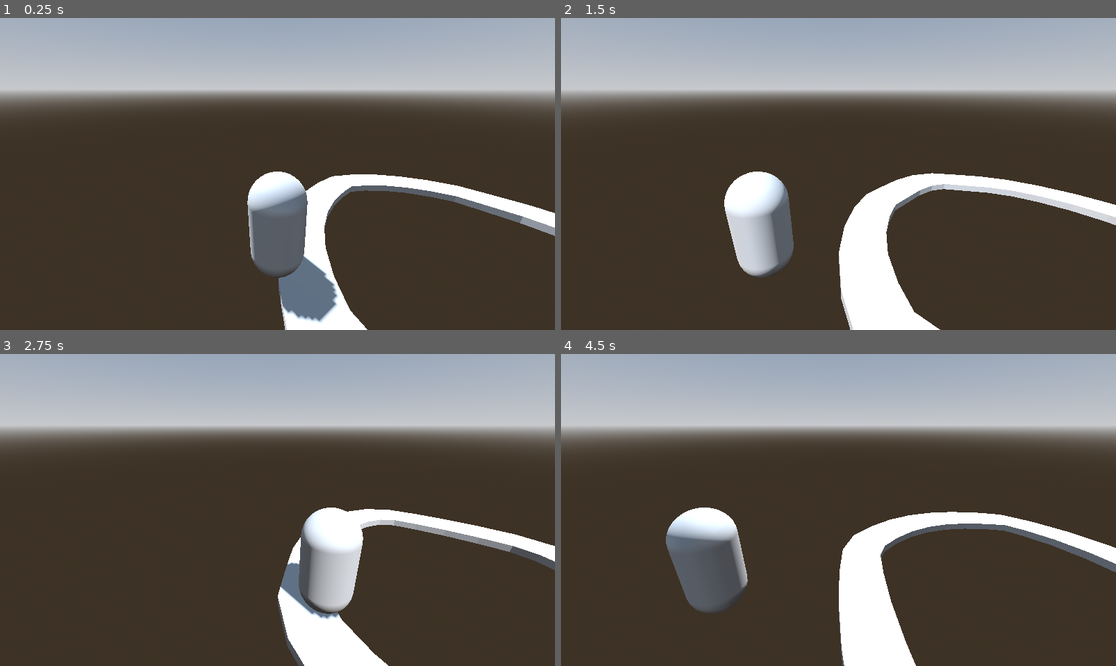
Above: before the commit, frames 1-4 (two rows, left to right).
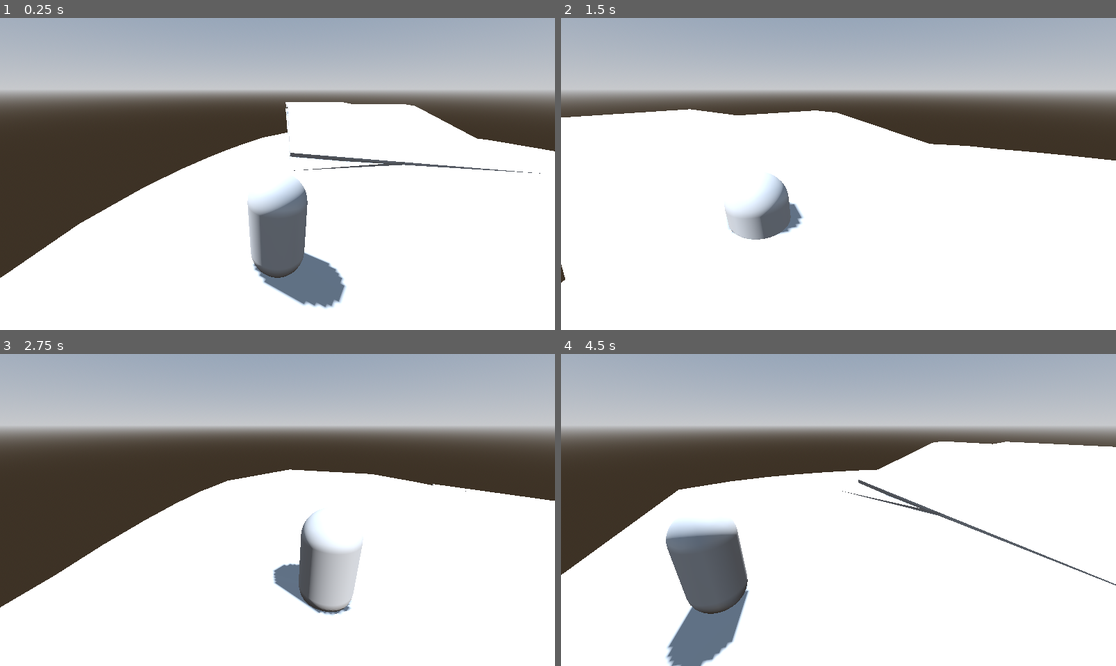
Above: after the commit, the same moments.

Repository: ludovancy/endless-roller
Game: Godot game, scene res://world.tscn
Two runs of this game, one before a commit and one after it. Both use one fixed random seed, a clock stepped at 60 frames per second and the inputs below.
Inputs (mouse positions are in pixels of both pictures, inside the frame that each line leads up to):
- Up to frame 1 (0.25 s): no input
- Up to frame 2 (1.5 s): move the mouse to (960, 158) at 0.52 s; click (960, 158) at 0.67 s; drag from (727, 189) to (810, 236) at 1.27 s
- Up to frame 3 (2.75 s): move the mouse to (333, 441) at 2.02 s; click (333, 441) at 2.17 s
- Up to frame 4 (4.5 s): drag from (810, 572) to (672, 463) at 2.77 s; move the mouse to (1005, 556) at 3.52 s; click (1005, 556) at 3.67 s; drag from (672, 463) to (755, 432) at 4.27 s

The runs differ from the first frame. In frame 1, 48% of the frame differs, in the area x 0-100%, y 26-100%; in frame 2, 57%, in the area x 0-100%, y 29-100%; in frame 3, 44%; in frame 4, 52%.

Commit message:
Cycle paths

Diff:
--- a/src/player.gd
+++ b/src/player.gd
@@ -31,7 +31,6 @@
 		new_position *= -road_width
 		new_position += road_width / 2
 		character_body_3d.position.x = new_position
-		print(new_position)
 
 func _process(delta: float) -> void:
 	if not curve:
--- a/src/world.gd
+++ b/src/world.gd
@@ -4,19 +4,24 @@
 
 @export var max_paths : int = 2
 
+@onready var player: Node3D = $Player
 @onready var path_3d: Path3D = $Path3D
-@onready var csg_polygon_3d: CSGPolygon3D = $CSGPolygon3D
 @onready var path_3d_2: Path3D = $Path3D2
-@onready var csg_polygon_3d_2: CSGPolygon3D = $CSGPolygon3D2
-@onready var player: Node3D = $Player
+@onready var path_3d_3: Path3D = $Path3D3
 
+@onready var paths : Array[Path3D] = [path_3d, path_3d_2, path_3d_3]
+var path_index := 0
 
 func _ready():
 	new_curve.emit(path_3d.curve)
-	player.connect("request_new_path", make_new_path)
+	player.connect("request_new_path", handle_new_path)
+	generate_path()
 
-func make_new_path(paths_remaining):
+func handle_new_path(paths_remaining):
 	for i in range(max_paths - paths_remaining):
-		# TODO: generate a different path
-		print("Generated new path")
-		new_curve.emit(path_3d.curve)
+		generate_path()
+
+func generate_path():
+	print("Generating path #", path_index)
+	new_curve.emit(paths[path_index].curve)
+	path_index = (path_index + 1) % len(paths)
--- a/world.tscn
+++ b/world.tscn
@@ -17,10 +17,24 @@
 
 [sub_resource type="Curve3D" id="Curve3D_xbb6r"]
 _data = {
-"points": PackedVector3Array(0, 0, 0, 3.125, 0, -1.99, -1.85376, 0, -2.2046, 0, 0, 0, 1.8, 0, 2.255, 3.95418, 0, -2.26843, 0.035, 0, 0.495, -1.105, 0, 2.04, 4.23933, 2.38419e-07, 2.56381, 1.03, 0, 0.13, -1.075, 0, 0.62, 1.13031, 0, 4.52261, -0.795, 0, 2.325, -0.105, 0, -0.21, -3.12925, 0, 1.19319, -0.57, 0, -0.015, 0, 0, 0, -1.85376, 0, -2.2046),
+"points": PackedVector3Array(0, 0, 0, 3.125, 0, -1.99, -6.62701, 0, -4.91469, 0, 0, 0, 1.8, 0, 2.255, 3.95418, 0, -2.26843, 0.035, 0, 0.495, -1.105, 0, 2.04, 4.23933, 2.38419e-07, 2.56381, 1.03, 0, 0.13, -1.075, 0, 0.62, 1.13031, 0, 4.52261, -0.795, 0, 2.325, -0.105, 0, -0.21, -7.29054, 0, 4.23548, -0.57, 0, -0.015, 0, 0, 0, -1.85376, 0, -2.2046),
 "tilts": PackedFloat32Array(0, 0, 0, 0, 0, 0)
 }
 point_count = 6
+
+[sub_resource type="Curve3D" id="Curve3D_8itjo"]
+_data = {
+"points": PackedVector3Array(0, 0, 0, 0, 0, 0, 0, 0, 0, 0, 0, 0, 0, 0, 0, 10, 2, 0, 0, 0, 0, 0, 0, 0, 20, 1, 0, 0, 0, 0, 0, 0, 0, 30, 1, 0),
+"tilts": PackedFloat32Array(0, 0, 0, 0)
+}
+point_count = 4
+
+[sub_resource type="Curve3D" id="Curve3D_cnert"]
+_data = {
+"points": PackedVector3Array(0, 0, 0, 0, 0, 0, 0, 0, 0, 0, 0, 0, 0, 0, 0, 10, 0, 0, 0, 0, 0, 0, 0, 0, 20, 0, 0, 0, 0, 0, 0, 0, 0, 30, 0, 0),
+"tilts": PackedFloat32Array(0, 0, 0, 0)
+}
+point_count = 4
 
 [node name="World" type="Node3D"]
 script = ExtResource("1_dn3g7")
@@ -38,7 +52,7 @@
 curve = SubResource("Curve3D_xbb6r")
 
 [node name="CSGPolygon3D" type="CSGPolygon3D" parent="."]
-polygon = PackedVector2Array(0, 0, 0, 0.2, 1, 0.2, 1, 0)
+polygon = PackedVector2Array(-5, 0, -5, 0.2, 5, 0.2, 5, 0)
 mode = 2
 path_node = NodePath("../Path3D")
 path_interval_type = 1
@@ -51,12 +65,12 @@
 path_joined = true
 
 [node name="Path3D2" type="Path3D" parent="."]
-curve = SubResource("Curve3D_xbb6r")
+curve = SubResource("Curve3D_8itjo")
 
 [node name="CSGPolygon3D2" type="CSGPolygon3D" parent="."]
-polygon = PackedVector2Array(0, 0, 0, 0.2, 1, 0.2, 1, 0)
+polygon = PackedVector2Array(-5, 0, -5, 0.2, 5, 0.2, 5, 0)
 mode = 2
-path_node = NodePath("../Path3D")
+path_node = NodePath("../Path3D2")
 path_interval_type = 1
 path_interval = 0.2
 path_simplify_angle = 0.0
@@ -65,3 +79,20 @@
 path_continuous_u = true
 path_u_distance = 1.28
 path_joined = true
+
+[node name="Path3D3" type="Path3D" parent="."]
+curve = SubResource("Curve3D_cnert")
+
+[node name="CSGPolygon3D3" type="CSGPolygon3D" parent="."]
+snap = 1e-06
+polygon = PackedVector2Array(-5, 0, -5, 0.2, 5, 0.2, 5, 0)
+mode = 2
+path_node = NodePath("../Path3D3")
+path_interval_type = 1
+path_interval = 1.0
+path_simplify_angle = 0.0
+path_rotation = 2
+path_local = false
+path_continuous_u = true
+path_u_distance = 0.54
+path_joined = true
Not shown: 1 places in world.tscn that only renumber resources
